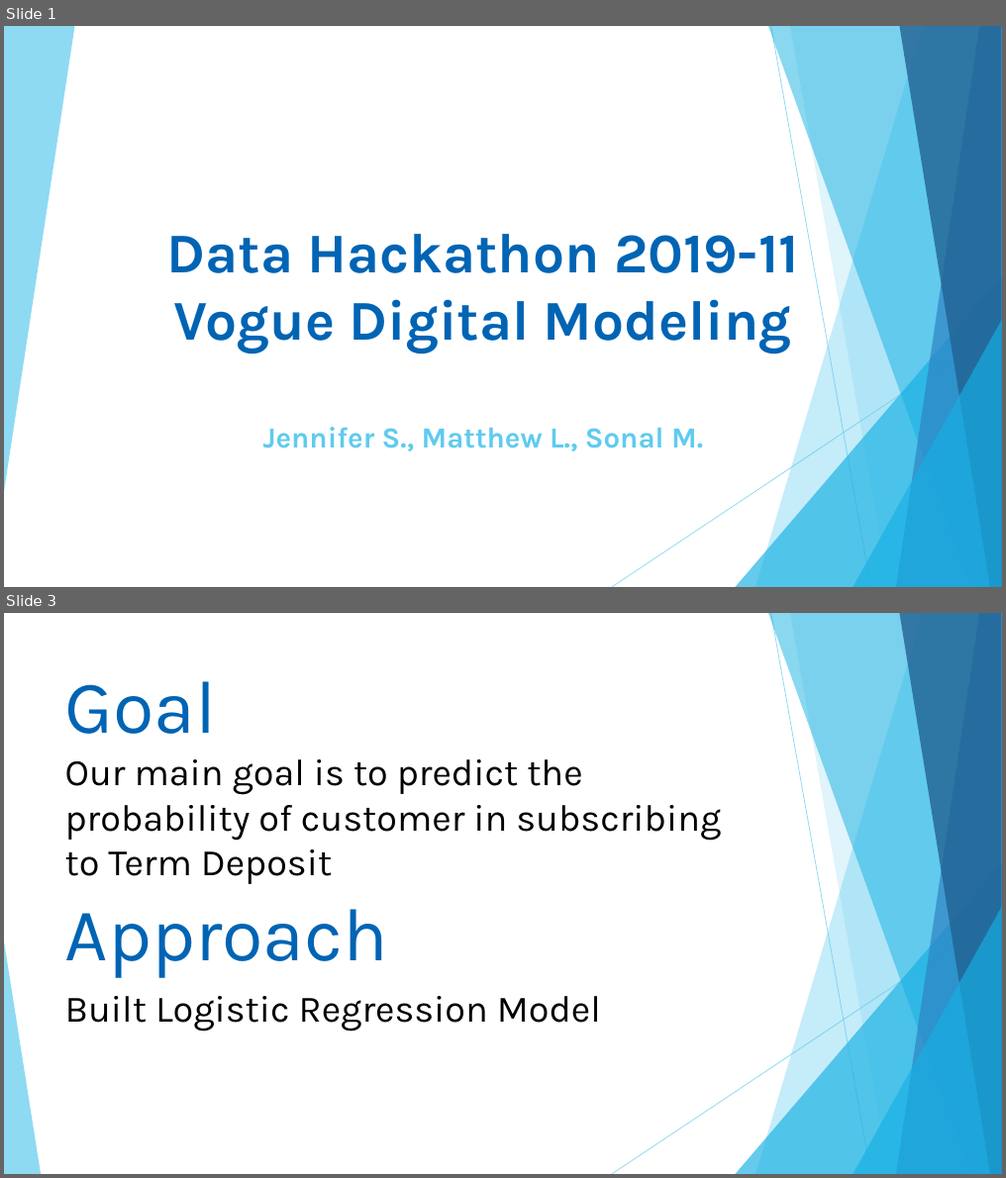
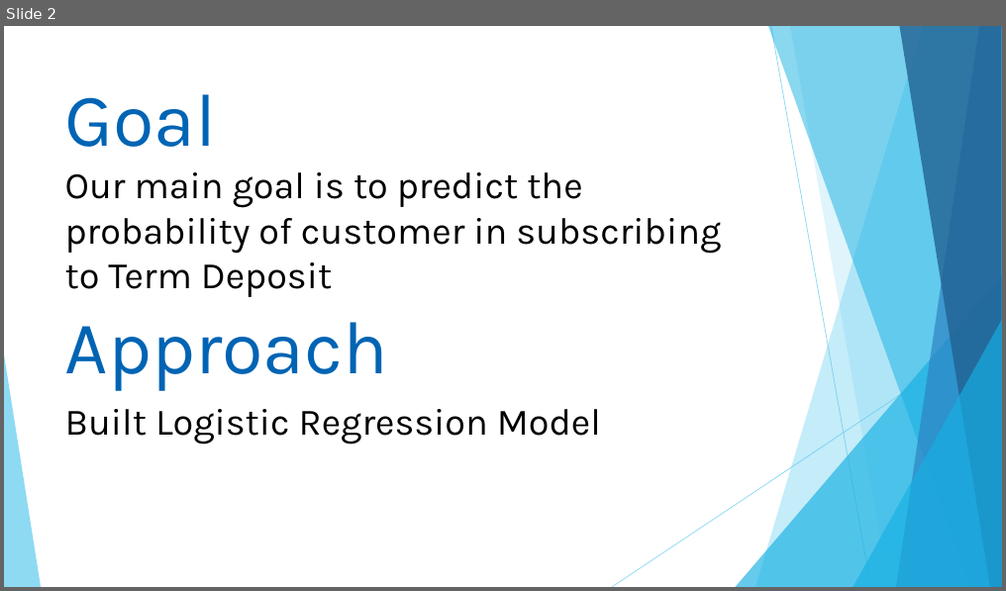
Before and after one commit to jsiwu94/Data-Hackathon2019-11, a slide deck: PPT .pptx. Shown one above the other, each under a label of ours: slides 1 and 3 before the commit, slide 2 after it; the slides between them are not shown. The pictures are 1006x1178 and 1006x591 pixels, drawn with LibreOffice and Linux fonts; fonts in the diff are those of the drawing. Boxes give left, top, right and bottom in pixels: in the first picture for what was removed or moved away, otherwise in the second. Text is boxed around its words. In the diff, an @@ line names an element or a change of style, - is before the commit and + after.

```diff
--- a/PPT .pptx
+++ b/PPT .pptx
@@ slide 1 removed at [4,26,1002,587], background #FFFFFF; not listed: 9 template elements that a slide beside it also shows @@
@@ freeform shape removed at [4,26,74,491] @@
@@ title removed at [167,234,798,452] @@
-Data Hackathon 2019-11
-Vogue Digital Modeling
-Jennifer S., Matthew L., Sonal M.
@@ what was slide 3 is now slide 2 @@
```
Also in this commit, not shown: 1 slide added, 1 other slide removed, 3 other files.
